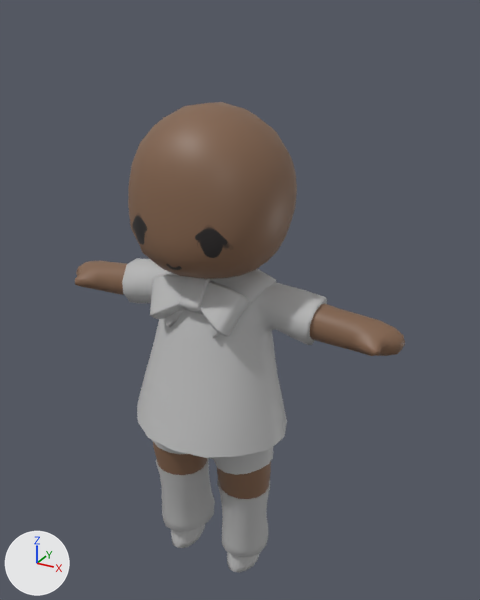
What one commit did to the FBX model Assets/Characters/sk_player.fbx.
Camera for both pictures: a camera (50 mm lens) standing at (0.939, -1.508, 1.726) and looking at (0.019, 0.165, 0.889). The axes (+X, +Y, +Z) are drawn at lower left. The lights are the same throughout. Where no turn or scale is listed for an object, it has been applied to the vertices.

Script lines for the objects in view, before the commit:
```python
ob_c_arcanadress = bpy.data.objects.new('c_arcanaDress', me_mesh_005)
ob_c_arcanadress.location = (0.0, 0.0, 0.0)
ob_c_astrodress = bpy.data.objects.new('c_astroDress', me_mesh_003)
ob_c_astrodress.location = (0.0, 0.0, 0.0)
ob_c_hairbun = bpy.data.objects.new('c_hairBun', me_mesh_001)
ob_c_hairbun.location = (0.0, 0.0, 0.0)
ob_c_hairlong = bpy.data.objects.new('c_hairLong', me_mesh_007)
ob_c_hairlong.location = (0.0, 0.0, 0.0)
ob_c_hairpigtails = bpy.data.objects.new('c_hairPigtails', me_mesh_002)
ob_c_hairpigtails.location = (0.0, 0.0, 0.0)
ob_c_moonbow = bpy.data.objects.new('c_moonBow', me_mesh_006)
ob_c_moonbow.location = (0.0, 0.0, 0.0)
ob_c_sailorsuit = bpy.data.objects.new('c_sailorSuit', me_mesh_008)
ob_c_sailorsuit.location = (0.0, 0.0, 0.0)
# also in view: 'c_body' at (0.0, 0.048, 0.752)
```
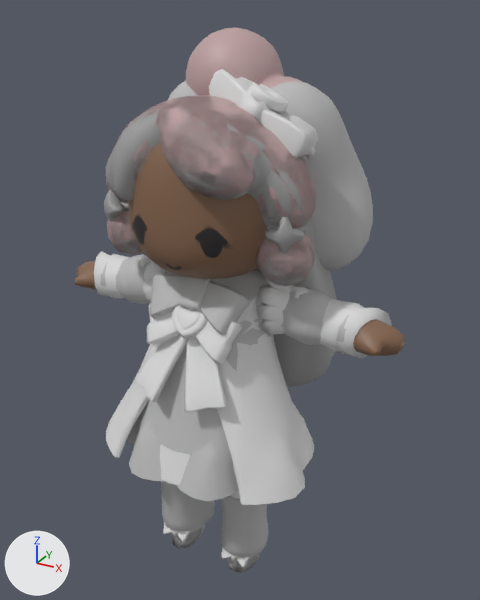
Diff of the bpy script that builds the scene:
```diff
--- a/Assets/Characters/sk_player.fbx.py
+++ b/Assets/Characters/sk_player.fbx.py
@@ ob_c_hairpigtails @@
 ob_c_hairpigtails.location = (0.0, 0.0, 0.0)
-ob_c_hairpigtails.hide_viewport = True
+ob_c_hairpigtails.rotation_euler = (1.571, 0.0, 0.0)  # degrees (90, 0, 0)
+ob_c_hairpigtails.scale = (0.01, 0.01, 0.01)
@@ ob_c_hairlong @@
 ob_c_hairlong.location = (0.0, 0.0, 0.0)
-ob_c_hairlong.hide_viewport = True
+ob_c_hairlong.rotation_euler = (1.571, 0.0, 0.0)  # degrees (90, 0, 0)
+ob_c_hairlong.scale = (0.01, 0.01, 0.01)
@@ ob_c_moonbow @@
 ob_c_moonbow.location = (0.0, 0.0, 0.0)
-ob_c_moonbow.hide_viewport = True
+ob_c_moonbow.rotation_euler = (1.571, 0.0, 0.0)  # degrees (90, 0, 0)
+ob_c_moonbow.scale = (0.01, 0.01, 0.01)
@@ ob_c_arcanadress @@
 ob_c_arcanadress.location = (0.0, 0.0, 0.0)
-ob_c_arcanadress.hide_viewport = True
+ob_c_arcanadress.rotation_euler = (1.571, 0.0, 0.0)  # degrees (90, 0, 0)
+ob_c_arcanadress.scale = (0.01, 0.01, 0.01)
@@ ob_c_astrodress @@
 ob_c_astrodress.location = (0.0, 0.0, 0.0)
-ob_c_astrodress.hide_viewport = True
+ob_c_astrodress.rotation_euler = (1.571, 0.0, 0.0)  # degrees (90, 0, 0)
+ob_c_astrodress.scale = (0.01, 0.01, 0.01)
@@ ob_c_hairbun @@
 ob_c_hairbun.location = (0.0, 0.0, 0.0)
-ob_c_hairbun.hide_viewport = True
+ob_c_hairbun.rotation_euler = (1.571, 0.0, 0.0)  # degrees (90, 0, 0)
+ob_c_hairbun.scale = (0.01, 0.01, 0.01)
```

Location of each change, (x1, y1, x2, y2) in pixels of the pictures (480 x 600 px):
'c_arcanaDress', shown: after (94, 251, 392, 568)
'c_hairBun', shown: after (105, 27, 316, 286)
'c_hairPigtails', shown: after (105, 81, 373, 286)
'c_astroDress', shown: after (100, 254, 354, 572)
'c_hairLong', shown: after (104, 100, 337, 387)
'c_moonBow', shown: after (209, 69, 318, 160)
'c_sailorSuit', unchanged, covered by the edit: before (122, 258, 327, 573); after (122, 269, 311, 573)
